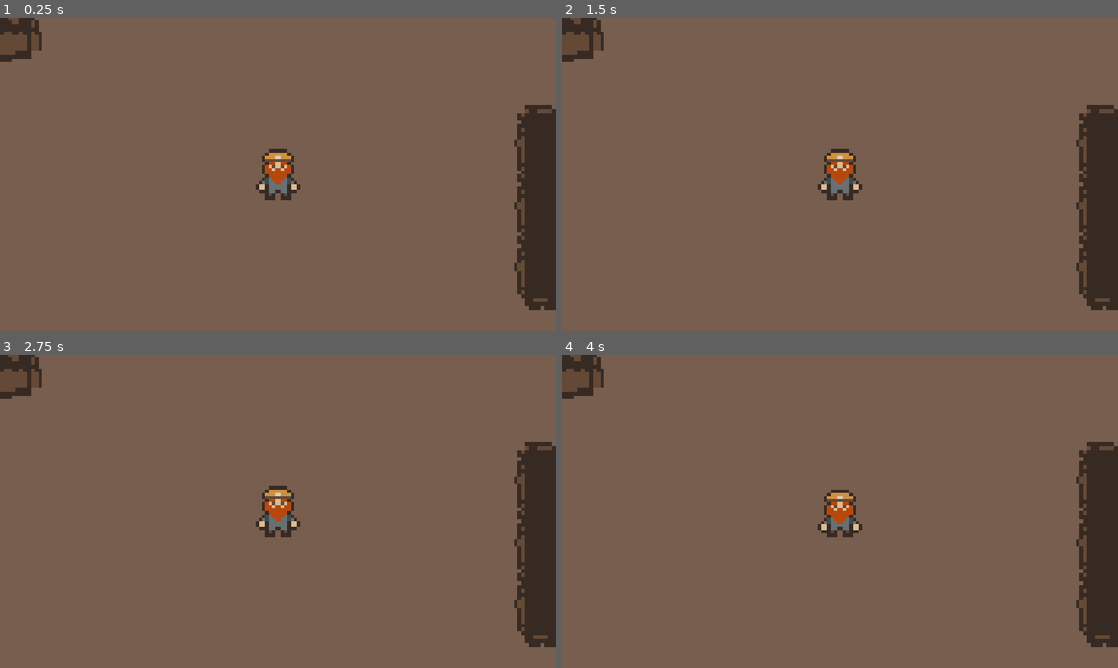
Above: before the commit, frames 1-4 (two rows, left to right).
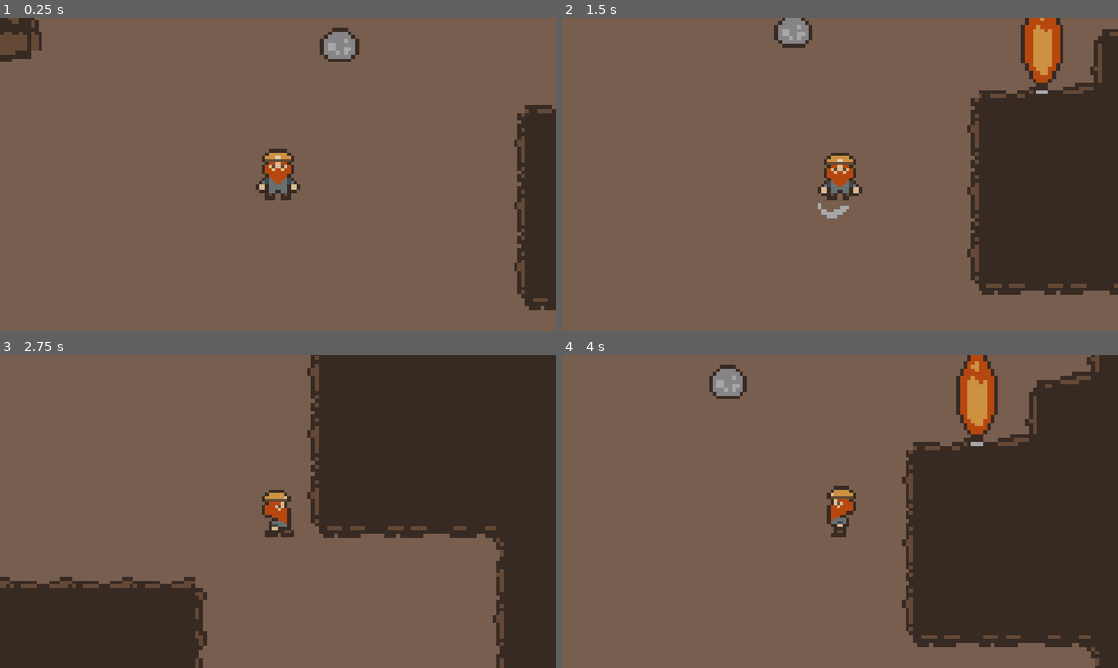
Above: after the commit, the same moments.

Repository: Stanlee1234/Beneath-the-Rubble
Game: Godot game, scene res://Scenes/game.tscn
The game is run twice, just before and just after one commit, with the same random seed, the same clock (stepped at 60 frames per second) and the same inputs.
Inputs:
- Up to frame 1 (0.25 s): no input
- Up to frame 2 (1.5 s): tap Enter at 0.5 s; hold Right (ui_right) 0.53-1.28 s; hold . (attack) 0.53-1.28 s; hold Down (ui_down) from 1.28 s (still down); tap . (attack) at 1.35 s
- Up to frame 3 (2.75 s): release Down (ui_down) at 2.03 s; hold Right (ui_right) from 2.03 s (still down); hold . (attack) from 2.03 s (still down)
- Up to frame 4 (4 s): release Right (ui_right) at 2.78 s; release . (attack) at 2.78 s; hold Up (ui_up) 2.78-3.53 s; tap . (attack) at 2.85 s; hold Left (ui_left) from 3.53 s (still down); hold . (attack) from 3.53 s (still down)

The runs differ from the first frame. In frame 1, 0.6% of the frame differs, in the area x 57-65%, y 3-14%; in frame 2, 17%; in frame 3, 36%, in the area x 0-100%, y 0-100%; in frame 4, 27%.
Error before the commit: Invalid assignment of property or key 'texture' with value of type 'Nil' on a base object of type 'null instance'. (res://Scripts/player.gd:63)

Commit message:
added rock and knockback

Diff:
--- a/Scenes/game.tscn
+++ b/Scenes/game.tscn
@@ -4,6 +4,7 @@
 [ext_resource type="Texture2D" uid="uid://bm2cdiokx3lw4" path="res://Assets/Background/Decor/FireFlame.png" id="2_3dryh"]
 [ext_resource type="Texture2D" uid="uid://rlh88t73ussr" path="res://Assets/Background/CaveTilemap.png" id="2_wrm1d"]
 [ext_resource type="PackedScene" uid="uid://os56oxs1ak1t" path="res://Scenes/flamethrower.tscn" id="3_wrm1d"]
+[ext_resource type="PackedScene" uid="uid://ctpcx5bpf3jwh" path="res://Scenes/rock.tscn" id="5_wowpa"]
 
 [sub_resource type="TileSetAtlasSource" id="TileSetAtlasSource_qxrlw"]
 texture = ExtResource("2_wrm1d")
@@ -218,8 +219,6 @@
 layer_0/tile_data = PackedInt32Array(-720908, 0, 5, -655372, 0, 5, -589836, 0, 5, -524300, 0, 5, -458764, 0, 5, -393228 …(7748 unchanged characters)…
 layer_1/name = "Layer1"
 layer_1/tile_data = PackedInt32Array(131075, 65536, 2, 65539, 131072, 2, 3, 131072, 2, -65533, 131072, 2, -131069, 6553 …(1977 unchanged characters)…
-layer_2/name = "Torches"
-layer_2/tile_data = PackedInt32Array(-196609, 1, 0)
 
 [node name="TileMapLayer" type="TileMapLayer" parent="TileMap" unique_id=713751805]
 visible = false
@@ -227,7 +226,10 @@
 tile_map_data = PackedByteArray("AAADAAIAAAACAAMAAAADAAEAAAACAAIAAAADAAAAAAACAAIAAAADAP//AAACAAIAAAADAP7/AAABAAIAAAADAP …(2560 unchanged characters)…
 tile_set = SubResource("TileSet_wrm1d")
 
-[node name="Player" parent="." unique_id=46163778 instance=ExtResource("1_qxrlw")]
+[node name="Rock" parent="." unique_id=828452961 instance=ExtResource("5_wowpa")]
+position = Vector2(256, -512)
 
 [node name="Flamethrower" parent="." unique_id=1941821412 instance=ExtResource("3_wrm1d")]
 position = Vector2(1280, -256)
+
+[node name="Player" parent="." unique_id=46163778 instance=ExtResource("1_qxrlw")]
--- a/Scenes/player1.tscn
+++ b/Scenes/player1.tscn
@@ -264,6 +264,9 @@
 [sub_resource type="RectangleShape2D" id="RectangleShape2D_olqyp"]
 size = Vector2(6, 9)
 
+[sub_resource type="RectangleShape2D" id="RectangleShape2D_ndhuy"]
+size = Vector2(9.846153, 5.0769234)
+
 [node name="Player" type="CharacterBody2D" unique_id=46163778]
 scale = Vector2(13, 13)
 script = ExtResource("1_cvnsp")
@@ -278,3 +281,10 @@
 
 [node name="Camera2D" type="Camera2D" parent="." unique_id=1580152133]
 zoom = Vector2(0.5, 0.5)
+
+[node name="ActionHitbox" type="Area2D" parent="." unique_id=436948933]
+
+[node name="CollisionShape2D" type="CollisionShape2D" parent="ActionHitbox" unique_id=582952547]
+shape = SubResource("RectangleShape2D_ndhuy")
+
+[connection signal="body_entered" from="ActionHitbox" to="." method="_on_action_hitbox_body_entered"]
--- /dev/null
+++ b/Scenes/rock.tscn
@@ -0,0 +1,22 @@
+[gd_scene format=3 uid="uid://ctpcx5bpf3jwh"]
+
+[ext_resource type="Script" uid="uid://crgmqaacwm8tl" path="res://Scripts/rock.gd" id="1_5mkji"]
+[ext_resource type="Texture2D" uid="uid://rlh88t73ussr" path="res://Assets/Background/CaveTilemap.png" id="1_lgx4v"]
+
+[sub_resource type="CircleShape2D" id="CircleShape2D_vd8au"]
+radius = 4.0
+
+[node name="Rock" type="StaticBody2D" unique_id=828452961]
+scale = Vector2(16, 16)
+script = ExtResource("1_5mkji")
+
+[node name="Sprite2D" type="Sprite2D" parent="." unique_id=233222043]
+texture = ExtResource("1_lgx4v")
+hframes = 2
+vframes = 2
+region_enabled = true
+region_rect = Rect2(96, 0, 32, 32)
+
+[node name="CollisionShape2D" type="CollisionShape2D" parent="." unique_id=484063404]
+position = Vector2(0, -1)
+shape = SubResource("CircleShape2D_vd8au")
--- a/Scripts/flamethrower.gd
+++ b/Scripts/flamethrower.gd
@@ -1,18 +1,9 @@
-extends Node2D
+extends Node2D # Or Area2D, depending on your root node type
 
-
-# Called when the node enters the scene tree for the first time.
-func _ready() -> void:
-	pass # Replace with function body.
-
-
-# Called every frame. 'delta' is the elapsed time since the previous frame.
-func _process(delta: float) -> void:
-	pass
-
-
+# Make sure this signal is connected from your Hitbox node!
 func _on_hitbox_body_entered(body: Node2D) -> void:
-	# Check if the thing we hit has a "melt" or "take_damage" function!
+	# Check if the object that entered the fire has the take_damage function
 	if body.has_method("take_damage"):
-		body.take_damage(10) # Deal 10 fire damage
-	print("DEBUG: PLAYER TAKEN DAMAGE!!!")
+		# Send the damage amount AND the flamethrower's exact global position
+		# (We send the position so the player knows which way to fly backward)
+		body.take_damage(10, global_position)
--- a/Scripts/player.gd
+++ b/Scripts/player.gd
@@ -1,26 +1,33 @@
 extends CharacterBody2D
 
-# 1. Speed cranked up to 900!
 @export var speed: float = 900.0
-
-@export var equipped_tool: Texture2D
+@export var hitbox_reach: float = 24.0
+@export var invincibility_duration: float = 0.4 # How long you are invincible after a hit
 
 @onready var sprite: AnimatedSprite2D = $AnimatedSprite2D
-@onready var weapon_pivot: Node2D = $WeaponPivot
-@onready var weapon_sprite: Sprite2D = $WeaponPivot/WeaponSprite
+@onready var action_hitbox: Area2D = $ActionHitbox
+@onready var hitbox_shape: CollisionShape2D = $ActionHitbox/CollisionShape2D
 
 var last_direction: Vector2 = Vector2.DOWN
 var input_stack: Array[String] = []
+
 var is_busy: bool = false
+var is_knocked_back: bool = false
+var is_invincible: bool = false # The new i-frame toggle!
+
+func _ready() -> void:
+	hitbox_shape.disabled = true
 
 func _input(event: InputEvent) -> void:
-	# 1. Handle the Attack Action (Only allow starting an attack if we aren't already busy)
+	if is_knocked_back:
+		return
+
+	# 1. Handle Action (.)
 	if event.is_action_pressed("attack") and not is_busy:
 		perform_action()
 		return
 
-	# 2. Always update the Movement Stack!
-	# Even if we are swinging (is_busy), we want to remember what keys you press or release.
+	# 2. Handle Movement Stack
 	var actions = ["ui_left", "ui_right", "ui_up", "ui_down"]
 	for action in actions:
 		if event.is_action_pressed(action):
@@ -29,14 +36,20 @@
 		elif event.is_action_released(action):
 			input_stack.erase(action)
 
-func _physics_process(_delta: float) -> void:
-	# If busy, stop moving, but DON'T clear the stack.
-	# When is_busy becomes false, the code below will instantly resume using your held keys.
+func _physics_process(delta: float) -> void:
+	# --- 1. Knockback State ---
+	if is_knocked_back:
+		velocity = velocity.move_toward(Vector2.ZERO, 5000 * delta)
+		move_and_slide()
+		return
+
+	# --- 2. Action/Swinging State ---
 	if is_busy:
 		velocity = Vector2.ZERO
 		move_and_slide()
 		return
 
+	# --- 3. Normal Movement State ---
 	var input_direction = Vector2.ZERO
 
 	if input_stack.size() > 0:
@@ -55,37 +68,30 @@
 
 	update_animation(input_direction)
 
-# --- UNIFIED ACTION SYSTEM ---
+# --- ACTION SYSTEM ---
 func perform_action() -> void:
 	is_busy = true
-	# Notice we removed input_stack.clear() from here!
-
-	weapon_sprite.texture = equipped_tool
-	weapon_sprite.visible = true
-
 	var anim_name = ""
 
 	if abs(last_direction.x) > abs(last_direction.y):
 		anim_name = "swingSide"
 		sprite.flip_h = last_direction.x < 0
-		weapon_pivot.rotation_degrees = 180 if last_direction.x < 0 else 0
+		var direction_sign = -1 if last_direction.x < 0 else 1
+		action_hitbox.position = Vector2(direction_sign * hitbox_reach, 0)
 	else:
 		if last_direction.y > 0:
 			anim_name = "swingDown"
-			weapon_pivot.rotation_degrees = 90
+			action_hitbox.position = Vector2(0, hitbox_reach)
 		else:
 			anim_name = "swingUp"
-			weapon_pivot.rotation_degrees = -90
+			action_hitbox.position = Vector2(0, -hitbox_reach)
 
+	hitbox_shape.disabled = false
 	sprite.play(anim_name)
-
-	var swing_tween = create_tween()
-	swing_tween.tween_property(weapon_sprite, "rotation_degrees", 90.0, 0.2).as_relative()
 
 	await sprite.animation_finished
 
-	weapon_sprite.rotation_degrees = 0
-	weapon_sprite.visible = false
+	hitbox_shape.disabled = true
 	is_busy = false
 
 # --- ANIMATION UPDATES ---
@@ -109,3 +115,68 @@
 			sprite.play("walkDown")
 		else:
 			sprite.play("walkUp")
+
+# --- OFFENSIVE COLLISION (Hitting Rocks) ---
+func _on_action_hitbox_body_entered(body: Node2D) -> void:
+	if body.has_method("take_damage"):
+		body.take_damage(10)
+
+# --- DEFENSIVE COLLISION (Taking Damage) ---
+func take_damage(amount: int, hazard_position: Vector2) -> void:
+	# If we are already invincible, completely ignore the fire!
+	if is_invincible:
+		return
+
+	is_invincible = true
+	is_knocked_back = true
+	is_busy = false
+	hitbox_shape.disabled = true
+
+	print("Player took ", amount, " damage!")
+
+	# 1. Figure out current input direction to knock them the opposite way
+	var current_input = Vector2.ZERO
+	if input_stack.size() > 0:
+		match input_stack.back():
+			"ui_left": current_input.x = -1
+			"ui_right": current_input.x = 1
+			"ui_up": current_input.y = -1
+			"ui_down": current_input.y = 1
+
+	var knockback_direction = Vector2.ZERO
+	if current_input != Vector2.ZERO:
+		# Knock them exactly opposite of the key they are pressing
+		knockback_direction = -current_input
+	else:
+		# Fallback: If they aren't holding any keys, knock them opposite of the way they are facing
+		knockback_direction = -last_direction
+
+	# Clear the inputs AFTER checking them
+	input_stack.clear()
+
+	# 2. Red Flash & Apply Knockback
+	var flash_tween = create_tween()
+	flash_tween.tween_property(sprite, "modulate", Color.RED, 0.05)
+	flash_tween.tween_property(sprite, "modulate", Color.WHITE, 0.15)
+
+	velocity = knockback_direction * 1300.0
+
+	# 3. Wait out the knockback slide (0.2 seconds)
+	await get_tree().create_timer(0.2).timeout
+
+	# 4. Give movement control back, but KEEP i-frames active
+	is_knocked_back = false
+
+	# 5. Start the blinking effect to show i-frames are active
+	# We loop it so they flash partially transparent and back to solid
+	var blink_tween = create_tween().set_loops()
+	blink_tween.tween_property(sprite, "modulate:a", 0.3, 0.1)
+	blink_tween.tween_property(sprite, "modulate:a", 1.0, 0.1)
+
+	# 6. Wait for the remainder of the invincibility duration
+	await get_tree().create_timer(invincibility_duration - 0.2).timeout
+
+	# 7. Turn off i-frames and stop the blinking
+	is_invincible = false
+	blink_tween.kill() # Stop the looping animation
+	sprite.modulate.a = 1.0 # Make sure they are fully visible again
--- /dev/null
+++ b/Scripts/rock.gd
@@ -0,0 +1,21 @@
+extends StaticBody2D
+
+# 4 strikes * 10 damage = 40 health
+@export var health: int = 40
+
+@onready var sprite: Sprite2D = $Sprite2D
+
+func take_damage(amount: int) -> void:
+	health -= amount
+
+	# Create a quick visual flash so you know you hit it!
+	var flash_tween = create_tween()
+	flash_tween.tween_property(sprite, "modulate", Color(0.276, 0.276, 0.276, 1.0), 0.05)
+	flash_tween.tween_property(sprite, "modulate", Color.WHITE, 0.1)
+
+	if health <= 0:
+		break_rock()
+
+func break_rock() -> void:
+	# This safely deletes the rock from the game
+	queue_free()
Not shown: 1 places in Scenes/player2.tscn that only renumber resources
Not shown, added: Scripts/rock.gd.uid
